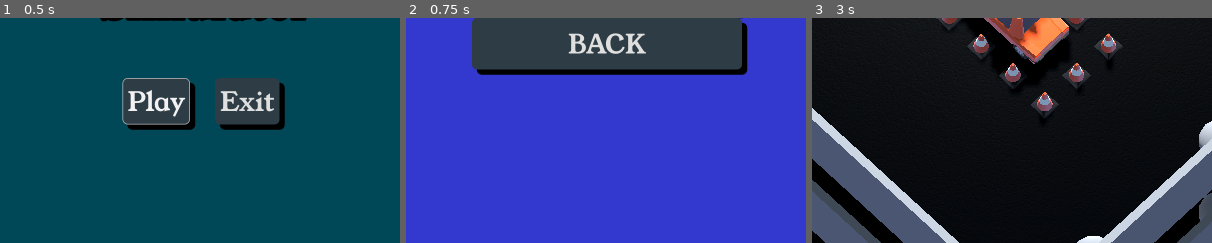
Above: before the commit, frames 1-3 (left to right).
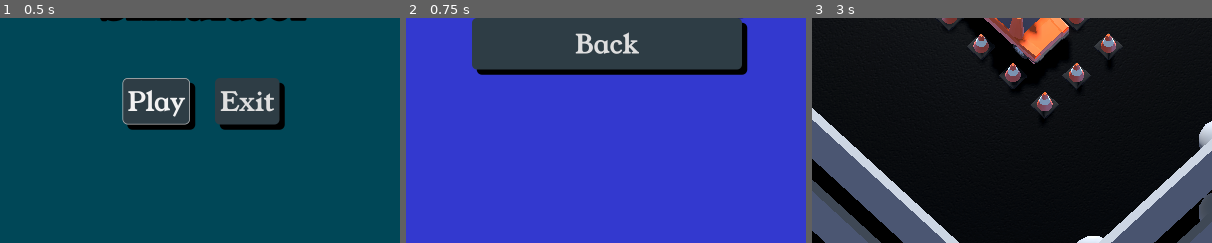
Above: after the commit, the same moments.

Repository: TomMurray/ValetV2
Game: Godot game, scene res://scenes/ui/main_menu.tscn
Two runs of this game, one before a commit and one after it. Both use one fixed random seed, a clock stepped at 60 frames per second and the inputs below.
Inputs:
- Up to frame 1 (0.5 s): no input
- Up to frame 2 (0.75 s): click "Play" at 0.5 s
- Up to frame 3 (3 s): click "BACK" (after the commit: "Back") at 1.25 s; click "Play" at 2 s; click "1" at 2.75 s
The pictures show only the part of the screen within x 25-75%, y 50-100%; the shares and areas given below are measured in that part.

Frame 1 is identical in both runs. In frame 2, 1.1% of the frame differs, in the area x 40-60%, y 6-16%; in frame 3, nothing differs.

Commit message:
Add last stuff from my sprint (that I thought I had committed already but I guess not)

Diff:
--- /dev/null
+++ b/assets/animations/explosions.tres
@@ -0,0 +1,3 @@
+[gd_resource type="AnimationLibrary" format=3 uid="uid://c4jvajr5ceshw"]
+
+[resource]
--- /dev/null
+++ b/scenes/prefabs/explosion.tscn
@@ -0,0 +1,7 @@
+[gd_scene load_steps=2 format=3 uid="uid://f6jg66q8axbo"]
+
+[ext_resource type="PackedScene" uid="uid://btukb8yfdmbv8" path="res://scenes/props/fire.tscn" id="1_042v3"]
+
+[node name="explosion" type="Node3D"]
+
+[node name="Node3D" parent="." instance=ExtResource("1_042v3")]
--- /dev/null
+++ b/scenes/props/fire.tscn
@@ -0,0 +1,58 @@
+[gd_scene load_steps=11 format=3 uid="uid://btukb8yfdmbv8"]
+
+[ext_resource type="PackedScene" uid="uid://fbf1wxhnn11n" path="res://scenes/props/smoke.tscn" id="1_nk86s"]
+
+[sub_resource type="Gradient" id="Gradient_643te"]
+colors = PackedColorArray(0.740849, 0.376992, 0.0312569, 1, 0.578837, 0.218432, 0, 1)
+
+[sub_resource type="GradientTexture1D" id="GradientTexture1D_qyv5y"]
+gradient = SubResource("Gradient_643te")
+
+[sub_resource type="Curve" id="Curve_haa47"]
+max_value = 10.0
+_data = [Vector2(0, 10), 0.0, 0.0, 0, 0, Vector2(0.466292, 10), 0.0, 0.0, 0, 0, Vector2(1, 0), 0.0, 0.0, 0, 0]
+point_count = 3
+
+[sub_resource type="CurveTexture" id="CurveTexture_riq7k"]
+curve = SubResource("Curve_haa47")
+
+[sub_resource type="Curve" id="Curve_h8ure"]
+_data = [Vector2(0, 1), 0.0, 0.0, 0, 0, Vector2(1, 0), 0.0, 0.0, 0, 0]
+point_count = 2
+
+[sub_resource type="CurveTexture" id="CurveTexture_m4eo8"]
+curve = SubResource("Curve_h8ure")
+
+[sub_resource type="ParticleProcessMaterial" id="ParticleProcessMaterial_pjs48"]
+direction = Vector3(0, 1, 0)
+spread = 40.0
+initial_velocity_min = 1.0
+initial_velocity_max = 2.0
+gravity = Vector3(0, 2, 0)
+scale_min = 0.4
+scale_curve = SubResource("CurveTexture_m4eo8")
+color_ramp = SubResource("GradientTexture1D_qyv5y")
+emission_curve = SubResource("CurveTexture_riq7k")
+turbulence_enabled = true
+
+[sub_resource type="StandardMaterial3D" id="StandardMaterial3D_653mg"]
+vertex_color_use_as_albedo = true
+emission_enabled = true
+emission = Color(0.623529, 0.321569, 0.0509804, 1)
+emission_energy_multiplier = 5.0
+
+[sub_resource type="SphereMesh" id="SphereMesh_0hesr"]
+material = SubResource("StandardMaterial3D_653mg")
+radius = 0.25
+height = 0.5
+radial_segments = 32
+
+[node name="Node3D" type="Node3D"]
+
+[node name="smoke" parent="." instance=ExtResource("1_nk86s")]
+
+[node name="flame" type="GPUParticles3D" parent="."]
+amount = 16
+lifetime = 0.5
+process_material = SubResource("ParticleProcessMaterial_pjs48")
+draw_pass_1 = SubResource("SphereMesh_0hesr")
--- a/scenes/props/picocar_obstacle.tscn
+++ b/scenes/props/picocar_obstacle.tscn
@@ -2,15 +2,16 @@
 
 [ext_resource type="PackedScene" uid="uid://b3557nwoyqnxe" path="res://assets/models/picocar.glb" id="1_2ud1x"]
 [ext_resource type="Script" path="res://scripts/car_obstacle.gd" id="1_qjkly"]
-[ext_resource type="PackedScene" uid="uid://fbf1wxhnn11n" path="res://scenes/props/smoke.tscn" id="2_k7ghh"]
+[ext_resource type="PackedScene" uid="uid://f6jg66q8axbo" path="res://scenes/prefabs/explosion.tscn" id="2_etixb"]
 [ext_resource type="Script" path="res://scripts/components/obstacle_component.gd" id="3_mgqht"]
 
 [sub_resource type="BoxShape3D" id="BoxShape3D_n3grc"]
 size = Vector3(1, 1.194, 2.356)
 
-[node name="picocar_obstacle" type="StaticBody3D"]
+[node name="picocar_obstacle" type="StaticBody3D" node_paths=PackedStringArray("explosion_origin")]
 script = ExtResource("1_qjkly")
-explosion_scene = ExtResource("2_k7ghh")
+explosion_scene = ExtResource("2_etixb")
+explosion_origin = NodePath("engine_marker")
 
 [node name="picocar" parent="." instance=ExtResource("1_2ud1x")]
 
@@ -22,4 +23,7 @@
 unique_name_in_owner = true
 script = ExtResource("3_mgqht")
 
+[node name="engine_marker" type="Marker3D" parent="."]
+transform = Transform3D(1, 0, 0, 0, 1, 0, 0, 0, 1, 0, 0.642753, 0.763442)
+
 [connection signal="was_hit" from="ObstacleComponent" to="." method="_on_obstacle_component_was_hit"]
--- a/scenes/props/smoke.tscn
+++ b/scenes/props/smoke.tscn
@@ -1,8 +1,15 @@
-[gd_scene load_steps=10 format=3 uid="uid://fbf1wxhnn11n"]
+[gd_scene load_steps=14 format=3 uid="uid://fbf1wxhnn11n"]
+
+[sub_resource type="Curve" id="Curve_q5i3q"]
+_data = [Vector2(0, 0), 0.0, 0.0, 0, 0, Vector2(0.38764, 1), 0.0, 0.0, 0, 0, Vector2(1, 1), 0.0, 0.0, 0, 0]
+point_count = 3
+
+[sub_resource type="CurveTexture" id="CurveTexture_1yhph"]
+curve = SubResource("Curve_q5i3q")
 
 [sub_resource type="Gradient" id="Gradient_sqfoa"]
-offsets = PackedFloat32Array(0, 0.191111, 3)
-colors = PackedColorArray(0, 0, 0, 1, 0.0430391, 0.0430392, 0.0430391, 1, 0.67069, 0.67069, 0.67069, 1)
+offsets = PackedFloat32Array(0, 0.191111, 1)
+colors = PackedColorArray(0, 0, 0, 1, 0.0430391, 0.0430392, 0.0430391, 1, 0.666667, 0.666667, 0.666667, 1)
 
 [sub_resource type="GradientTexture1D" id="GradientTexture1D_fioa3"]
 gradient = SubResource("Gradient_sqfoa")
@@ -22,44 +29,49 @@
 [sub_resource type="CurveTexture" id="CurveTexture_soqqx"]
 curve = SubResource("Curve_nv5id")
 
+[sub_resource type="Curve" id="Curve_humet"]
+_data = [Vector2(0, 1), 0.0, 0.0, 0, 0, Vector2(1, 0), 0.0, 0.0, 0, 0]
+point_count = 2
+
+[sub_resource type="CurveTexture" id="CurveTexture_hrsdq"]
+curve = SubResource("Curve_humet")
+
 [sub_resource type="ParticleProcessMaterial" id="ParticleProcessMaterial_w8l2t"]
 emission_shape = 1
-emission_sphere_radius = 0.5
+emission_sphere_radius = 0.25
 direction = Vector3(0, 1, 0)
-spread = 20.0
-initial_velocity_max = 5.0
+spread = 10.0
+initial_velocity_max = 2.5
 orbit_velocity_max = 1.0
-gravity = Vector3(0, 4, 0)
+gravity = Vector3(0, 2, 0)
 linear_accel_curve = SubResource("CurveTexture_j0m25")
-scale_min = 0.25
+scale_min = 0.0
 scale_max = 0.75
 scale_curve = SubResource("CurveTexture_soqqx")
 color_ramp = SubResource("GradientTexture1D_fioa3")
-turbulence_noise_strength = 3.34
+alpha_curve = SubResource("CurveTexture_1yhph")
+turbulence_noise_strength = 11.95
+turbulence_noise_scale = 2.9
+turbulence_noise_speed = Vector3(0, 5, 0)
+turbulence_influence_over_life = SubResource("CurveTexture_hrsdq")
 
 [sub_resource type="StandardMaterial3D" id="StandardMaterial3D_eq4to"]
+transparency = 1
+shading_mode = 0
 diffuse_mode = 3
-specular_mode = 2
+specular_mode = 1
 vertex_color_use_as_albedo = true
-metallic_specular = 0.0
-roughness = 0.0
-emission = Color(0.227451, 0.25098, 0.478431, 1)
-subsurf_scatter_enabled = true
-subsurf_scatter_strength = 0.33
-backlight_enabled = true
-backlight = Color(1, 1, 1, 1)
 disable_receive_shadows = true
 
 [sub_resource type="SphereMesh" id="SphereMesh_f76lh"]
 material = SubResource("StandardMaterial3D_eq4to")
 radial_segments = 32
 
-[node name="smoke" type="Node3D"]
-
-[node name="GPUParticles3D" type="GPUParticles3D" parent="."]
-amount = 100
+[node name="smoke" type="GPUParticles3D"]
+amount = 160
 lifetime = 2.0
 randomness = 1.0
-visibility_aabb = AABB(-4, 0, -4, 8, 8, 8)
+fixed_fps = 60
+draw_order = 3
 process_material = SubResource("ParticleProcessMaterial_w8l2t")
 draw_pass_1 = SubResource("SphereMesh_f76lh")
--- a/scenes/ui/end_game_panel.tscn
+++ b/scenes/ui/end_game_panel.tscn
@@ -27,8 +27,7 @@
 layout_mode = 2
 theme = ExtResource("1_xgatg")
 disabled = true
-text = "CONTINUE
-"
+text = "Continue"
 script = ExtResource("3_ydlp1")
 
 [node name="retry_level_button" type="Button" parent="list/to_next_level_container"]
@@ -37,7 +36,7 @@
 layout_mode = 2
 theme = ExtResource("1_xgatg")
 disabled = true
-text = "RETRY"
+text = "Retry"
 script = ExtResource("4_puvqx")
 
 [connection signal="pressed" from="list/to_next_level_container/next_level_button" to="list/to_next_level_container/next_level_button" method="_on_pressed"]
--- a/scenes/ui/level_select.tscn
+++ b/scenes/ui/level_select.tscn
@@ -125,7 +125,7 @@
 [node name="follow_return_button" parent="MarginContainer/CenterContainer/VBoxContainer" node_paths=PackedStringArray("link_tree_node") instance=ExtResource("4_gaxdp")]
 layout_mode = 2
 focus_neighbor_top = NodePath("../FlowContainer/follow_link_button")
-text = "BACK"
+text = "Back"
 link_tree_node = NodePath("../../../../link_tree_node")
 
 [node name="link_tree_node" type="Node" parent="." node_paths=PackedStringArray("scene_node_reference")]
--- a/scenes/world1/level6.tscn
+++ b/scenes/world1/level6.tscn
@@ -9,6 +9,12 @@
 [ext_resource type="Script" path="res://scripts/level/level_logic.gd" id="6_k2beb"]
 [ext_resource type="Script" path="res://scripts/level/level_objective.gd" id="7_gxc17"]
 [ext_resource type="Script" path="res://scripts/components/link_tree_node.gd" id="9_5ts38"]
+
+[sub_resource type="StandardMaterial3D" id="StandardMaterial3D_1c0ot"]
+resource_name = "Material.001"
+cull_mode = 2
+albedo_color = Color(0.509804, 1, 0.894118, 1)
+roughness = 0.38189
 
 [sub_resource type="Resource" id="Resource_aj1cy"]
 script = ExtResource("7_gxc17")
@@ -37,6 +43,9 @@
 transform = Transform3D(-4.37114e-08, 0, -1, 0, 1, 0, 1, 0, -4.37114e-08, -1.75, 0.5, 5)
 level_logic = NodePath("../LevelLogic")
 
+[node name="body" parent="picocar_obstacle/picocar" index="0"]
+surface_material_override/0 = SubResource("StandardMaterial3D_1c0ot")
+
 [node name="LevelLogic" type="Node" parent="."]
 script = ExtResource("6_k2beb")
 objective = SubResource("Resource_aj1cy")
@@ -44,3 +53,6 @@
 [node name="LinkTreeNode" type="Node" parent="." node_paths=PackedStringArray("scene_node_reference")]
 script = ExtResource("9_5ts38")
 scene_node_reference = NodePath("..")
+
+[editable path="picocar_obstacle"]
+[editable path="picocar_obstacle/picocar"]
--- a/scripts/car_obstacle.gd
+++ b/scripts/car_obstacle.gd
@@ -5,6 +5,7 @@
 @onready var obstacle_component : ObstacleComponent = %ObstacleComponent
 
 @export var explosion_scene : PackedScene
+@export var explosion_origin : Node3D
 
 @export var level_logic : LevelLogic = null:
 	set(value):
@@ -25,5 +26,6 @@
 	if not was_hit_once:
 		# Spawn explosion scene where the obstacle is
 		var explosion = explosion_scene.instantiate() as Node3D
+		explosion_origin.add_child(explosion)
 		add_child(explosion)
 	was_hit_once = true
Not shown: 1 places in scenes/world1/level6.tscn that only renumber resources
Not shown, added: media/day10_exploding_car.mp4
Not shown, added: media/day10_other_tweaks.mp4
